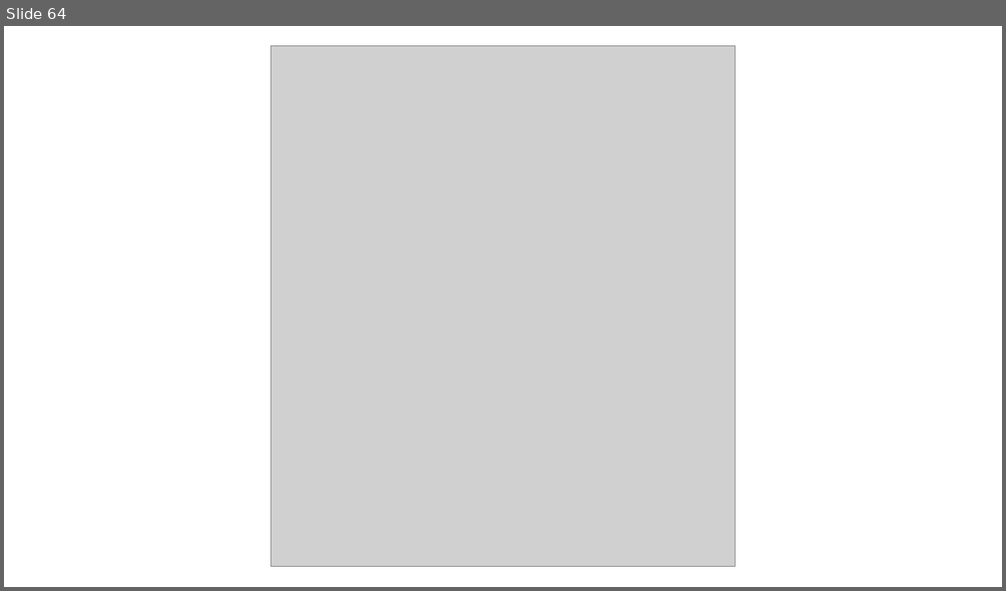
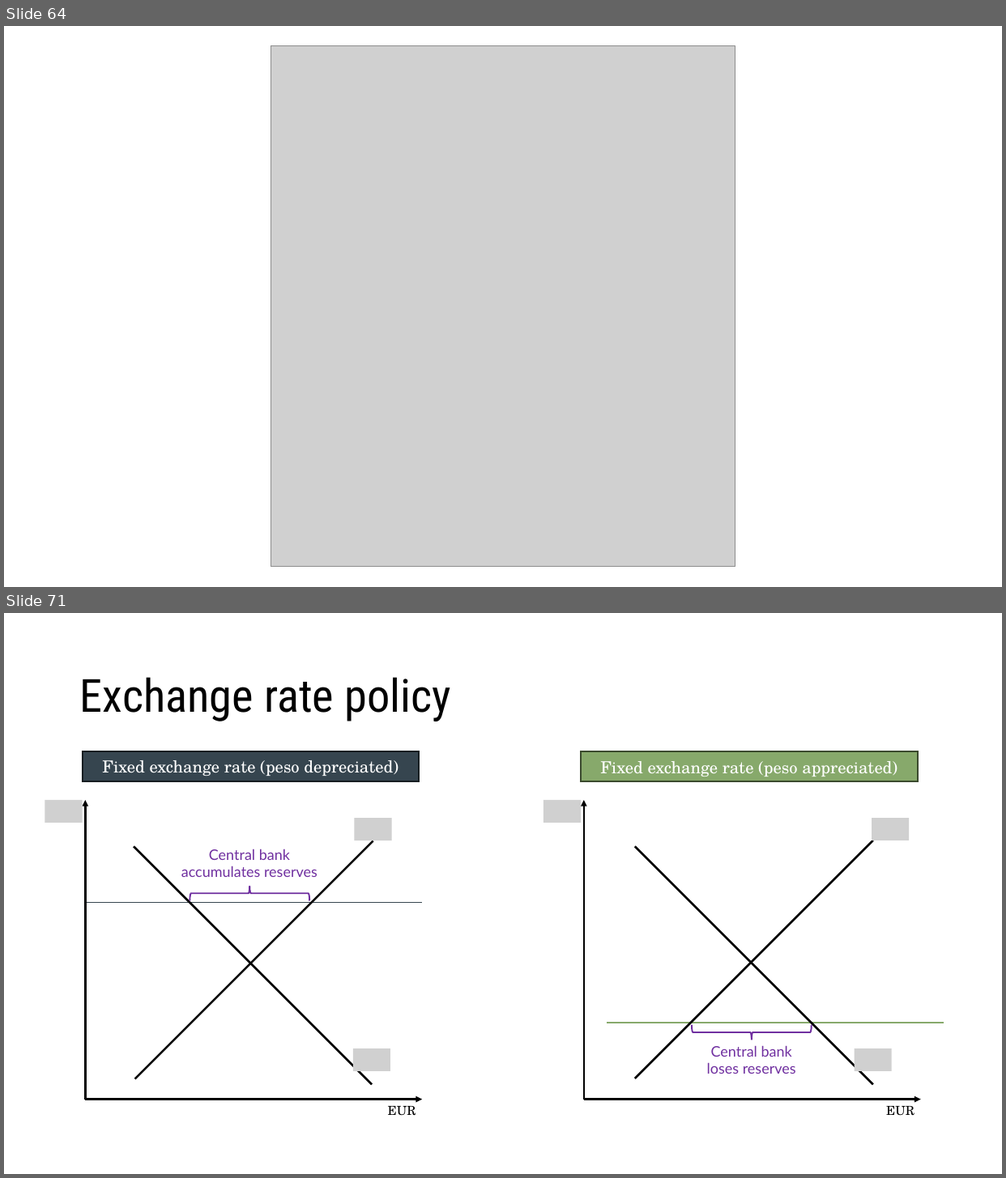
Before and after one commit to ncachanosky/ECON-3320-online, a slide deck: figures/figures.pptx. Shown one above the other, each under a label of ours: slide 64 before the commit, slides 64 and 71 after it; the slides between them are not shown. The pictures are 1006x591 and 1006x1178 pixels, drawn with LibreOffice and Linux fonts; fonts in the diff are those of the drawing; grey boxes stand for pictures. Boxes give left, top, right and bottom in pixels: in the first picture for what was removed or moved away, otherwise in the second. Text is boxed around its words. In the diff, an @@ line names an element or a change of style, - is before the commit and + after.

```diff
--- a/figures/figures.pptx
+++ b/figures/figures.pptx
@@ slide 71 added at (4, 613, 1002, 1174), background #FFFFFF @@
@@ title added at (80, 677, 451, 722), 44 pt, text #000000 @@
+Exchange rate policy
@@ rectangle added at (83, 752, 420, 781), fill #36454F, outline #181E23 1.5 pt, 16 pt, text #FFFFFF @@
+Fixed exchange rate (peso depreciated)
@@ rectangle added at (582, 752, 918, 781), fill #87A96B, outline #3B4A2F 1.5 pt, 16 pt, text #FFFFFF @@
+Fixed exchange rate (peso appreciated)
@@ picture added at (45, 800, 83, 823) @@
@@ arrow added from (86, 1100) to (86, 800), #000000 2 pt @@
@@ picture added at (543, 800, 582, 823) @@
@@ arrow added from (584, 1100) to (584, 800), #000000 2 pt @@
@@ picture added at (355, 818, 392, 841) @@
@@ picture added at (872, 818, 909, 841) @@
@@ line added from (373, 1084) to (134, 846), #000000 2 pt @@
@@ line added from (373, 841) to (135, 1080), #000000 2 pt @@
@@ text added at (181, 849, 317, 877), 14 pt, text #7030A0 @@
+Central bank accumulates reserves
@@ line added from (873, 1084) to (635, 846), #000000 2 pt @@
@@ line added from (873, 841) to (635, 1079), #000000 2 pt @@
@@ line added from (86, 903) to (423, 903), #36454F 1.5 pt @@
@@ left brace added at (189, 886, 309, 901), outline #7030A0 1.5 pt @@
@@ line added from (607, 1023) to (944, 1023), #87A96B 1.5 pt @@
@@ left brace added at (692, 1025, 812, 1041), outline #7030A0 1.5 pt @@
@@ picture added at (353, 1049, 390, 1071) @@
@@ text added at (707, 1046, 796, 1074), 14 pt, text #7030A0 @@
+Central bank loses reserves
@@ picture added at (854, 1049, 892, 1071) @@
@@ arrow added from (86, 1100) to (423, 1100), #000000 2 pt @@
@@ text added at (388, 1106, 416, 1116), 12 pt, text #000000 @@
+EUR
@@ arrow added from (584, 1100) to (921, 1100), #000000 2 pt @@
@@ text added at (886, 1106, 914, 1116), 12 pt, text #000000 @@
+EUR
```
Also in this commit, not shown: 3 slides changed, 8 other slides added, 2 slides removed, 28 other files.
